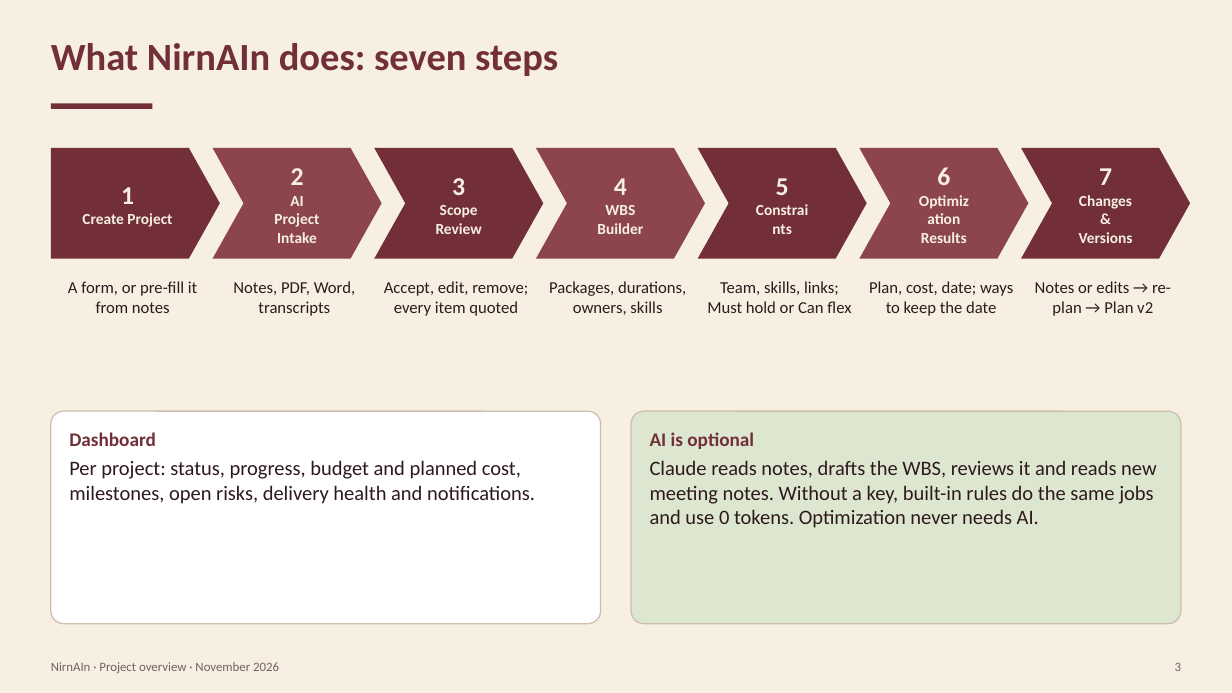
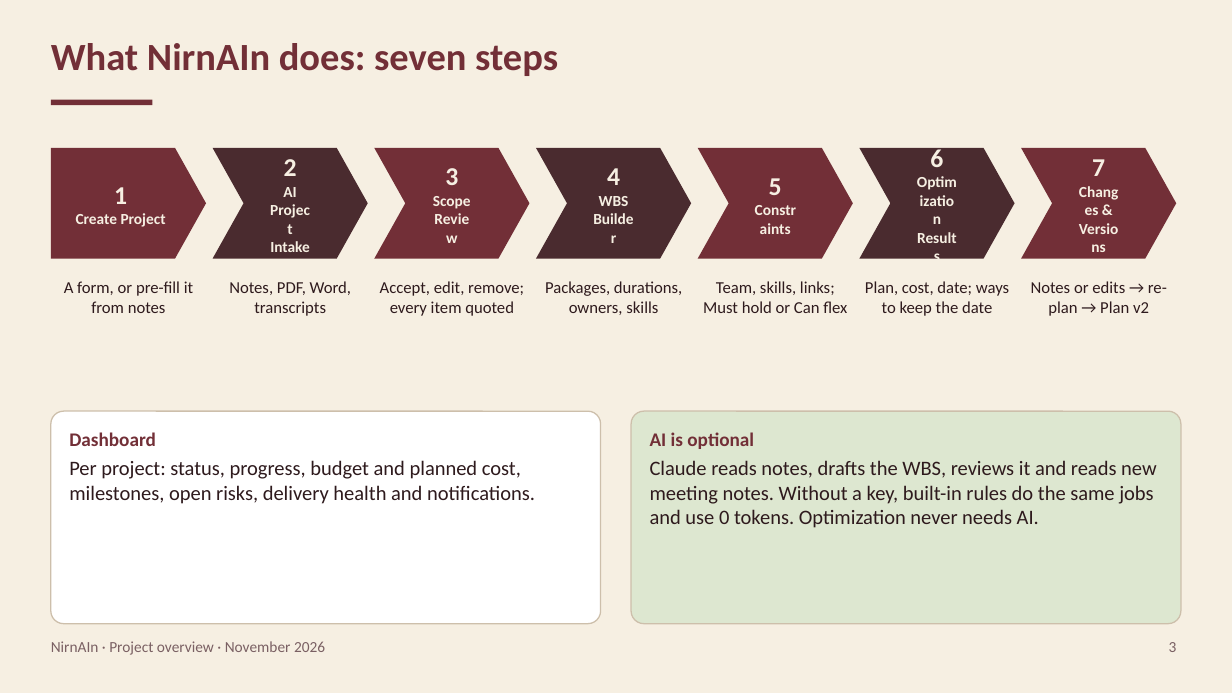
Before and after one commit to Dogiparthi-Sharada/NirnAIn, a slide deck: slide 3 of docs/project/NirnAIn_Project_Overview.pptx. Drawn at 1232x693 pixels with LibreOffice and Linux fonts; fonts in the diff are those of the drawing. Boxes give left, top, right and bottom in pixels: in the first picture for what was removed or moved away, otherwise in the second. Text is boxed around its words. In the diff, an @@ line names an element or a change of style, - is before the commit and + after.

Commit message:
docs: pass a strict layout gate on the presentation
Every shape sits inside 0.3 in margins without overlapping another (only
cards and groups contain their text); arrows run edge to edge without
crossing shapes or each other; text fits at 12 pt or more in Calibri and
the mockup palette; pictures keep their aspect ratio. The architecture
slide and the Word diagram are drawn from one shared layout.

```diff
--- a/docs/project/NirnAIn_Project_Overview.pptx
+++ b/docs/project/NirnAIn_Project_Overview.pptx
@@ rectangle: place and size @@
-rectangle at <box>51,104,152,109</box>
+rectangle at <box>51,100,152,105</box>
@@ pentagon arrow "1": place and size @@
-pentagon arrow "1" at <box>51,148,220,259</box>
+pentagon arrow "1" at <box>51,148,206,259</box>
@@ chevron "2": place and size @@
-chevron "2" at <box>213,148,382,259</box>
+chevron "2" at <box>213,148,368,259</box>
@@ chevron "3": place and size @@
-chevron "3" at <box>374,148,543,259</box>
+chevron "3" at <box>374,148,530,259</box>
@@ chevron "4": place and size @@
-chevron "4" at <box>536,148,705,259</box>
+chevron "4" at <box>536,148,691,259</box>
@@ chevron "5": place and size @@
-chevron "5" at <box>698,148,867,259</box>
+chevron "5" at <box>698,148,853,259</box>
@@ fill #8C454D to #4A2B2F in 3 elements at <box>213,148,368,259</box>, <box>536,148,691,259</box>, <box>860,148,1015,259</box> @@
@@ chevron "6": place and size @@
-chevron "6" at <box>860,148,1029,259</box>
+chevron "6" at <box>860,148,1015,259</box>
@@ chevron "7": place and size @@
-chevron "7" at <box>1021,148,1190,259</box>
+chevron "7" at <box>1021,148,1177,259</box>
@@ 7 texts: place and size @@
-7 texts at <box>68,281,1171,316</box>
+7 texts at <box>64,281,1167,316</box>
@@ text "NirnAIn · Project overview · ...": place and size @@
-text "NirnAIn · Project overview · ..." at <box>51,662,279,673</box>
+text "NirnAIn · Project overview · ..." at <box>51,641,325,655</box>
@@ text "NirnAIn · Project overview · ..." at <box>51,641,325,655</box>: size 10 to 12 pt @@
@@ text "3" at <box>1169,642,1177,652</box>: size 10 to 12 pt @@
@@ text "3": place and size @@
-text "3" at <box>1175,663,1181,671</box>
+text "3" at <box>1169,642,1177,652</box>
```
Also in this commit, not shown: 17 other slides changed, 7 other files.
